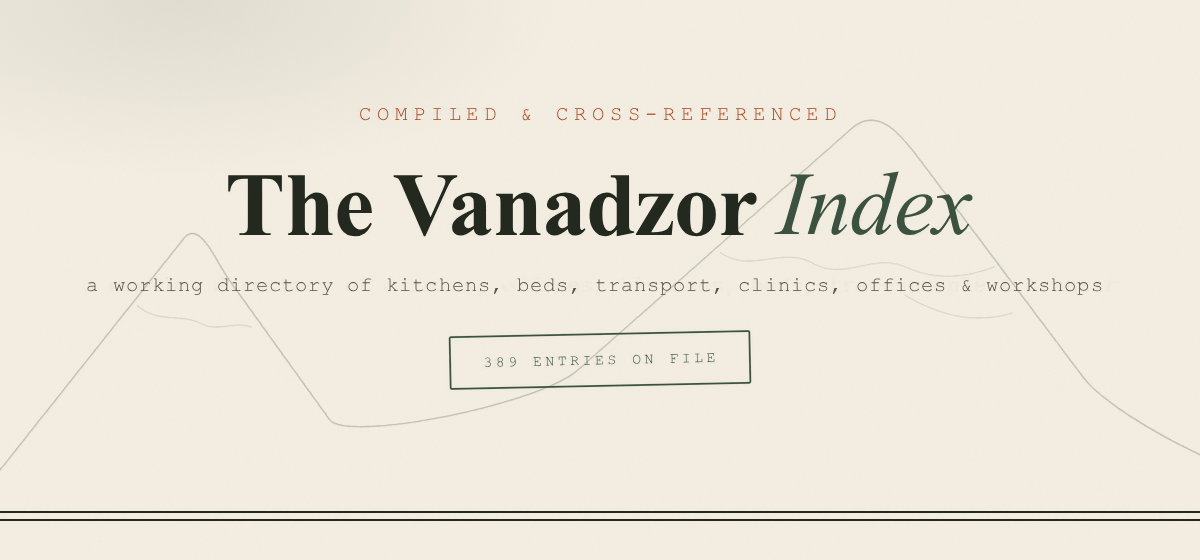
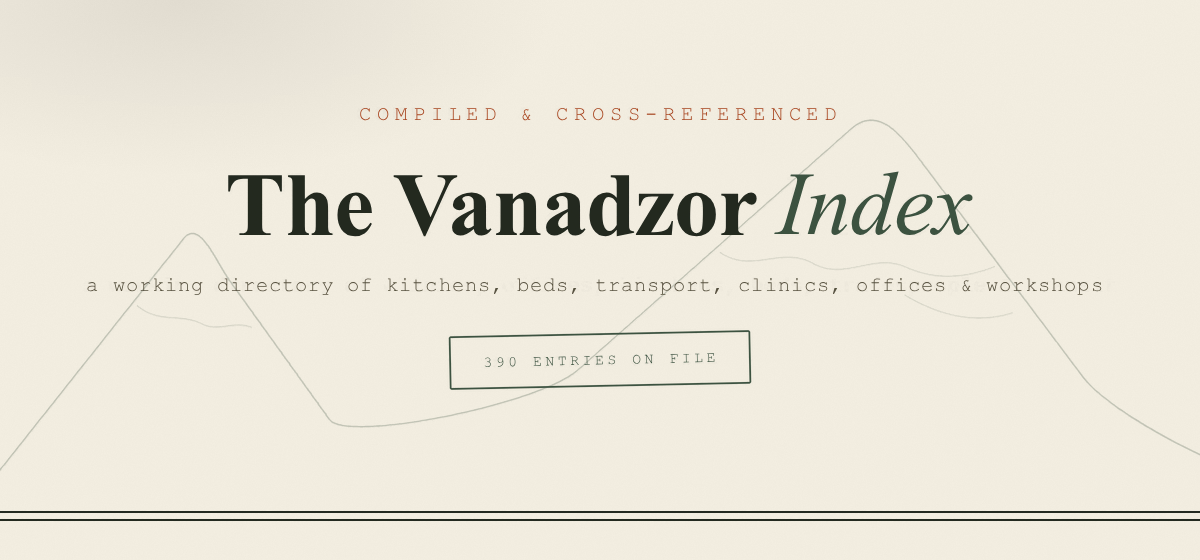
Two versions of the same layered image (1200 x 560). Layer-by-layer changes:
painted on "stamp text" (1st of 2, in "LIGHT — as published") over left=487, top=353, right=714, bottom=367